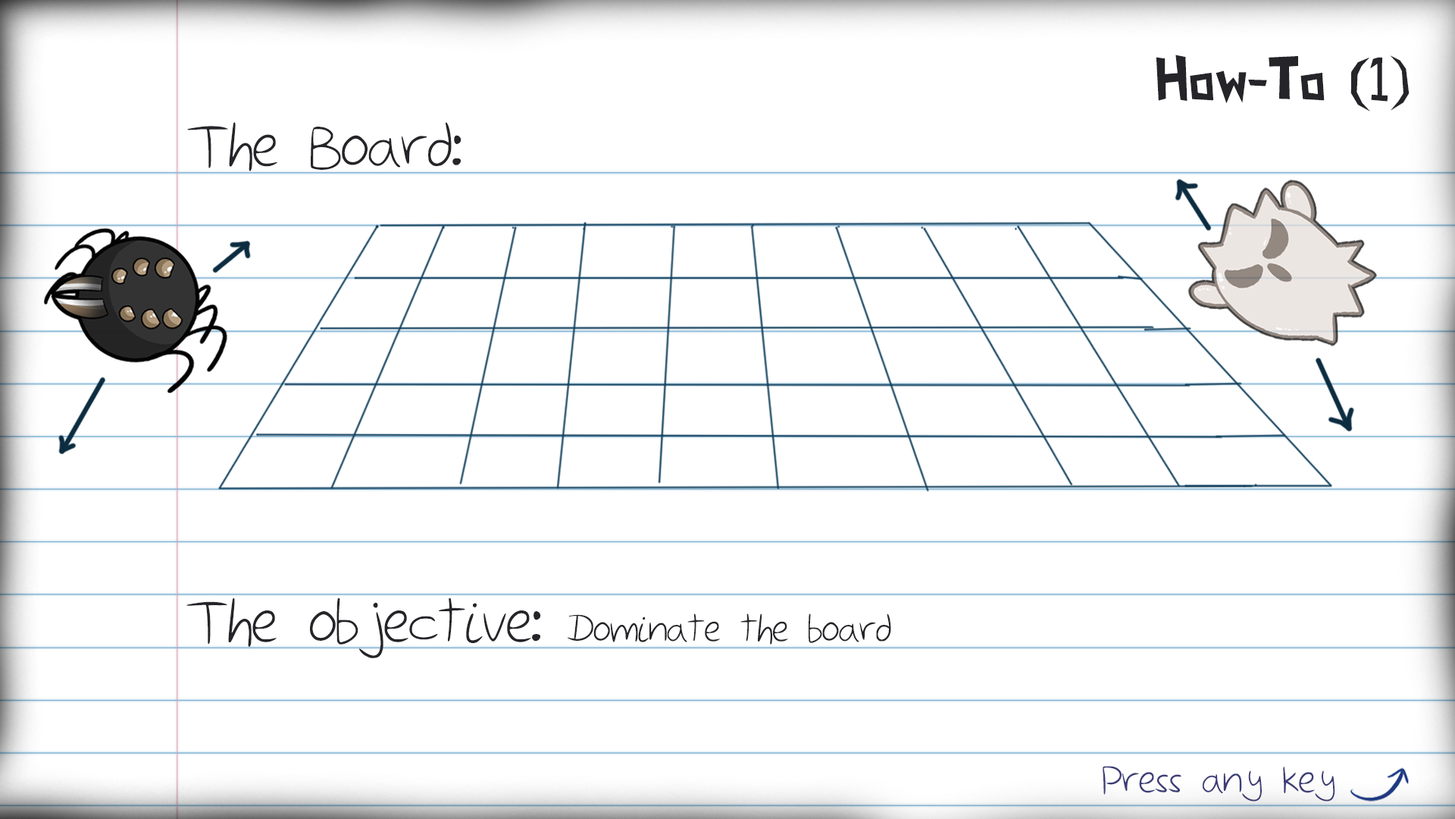
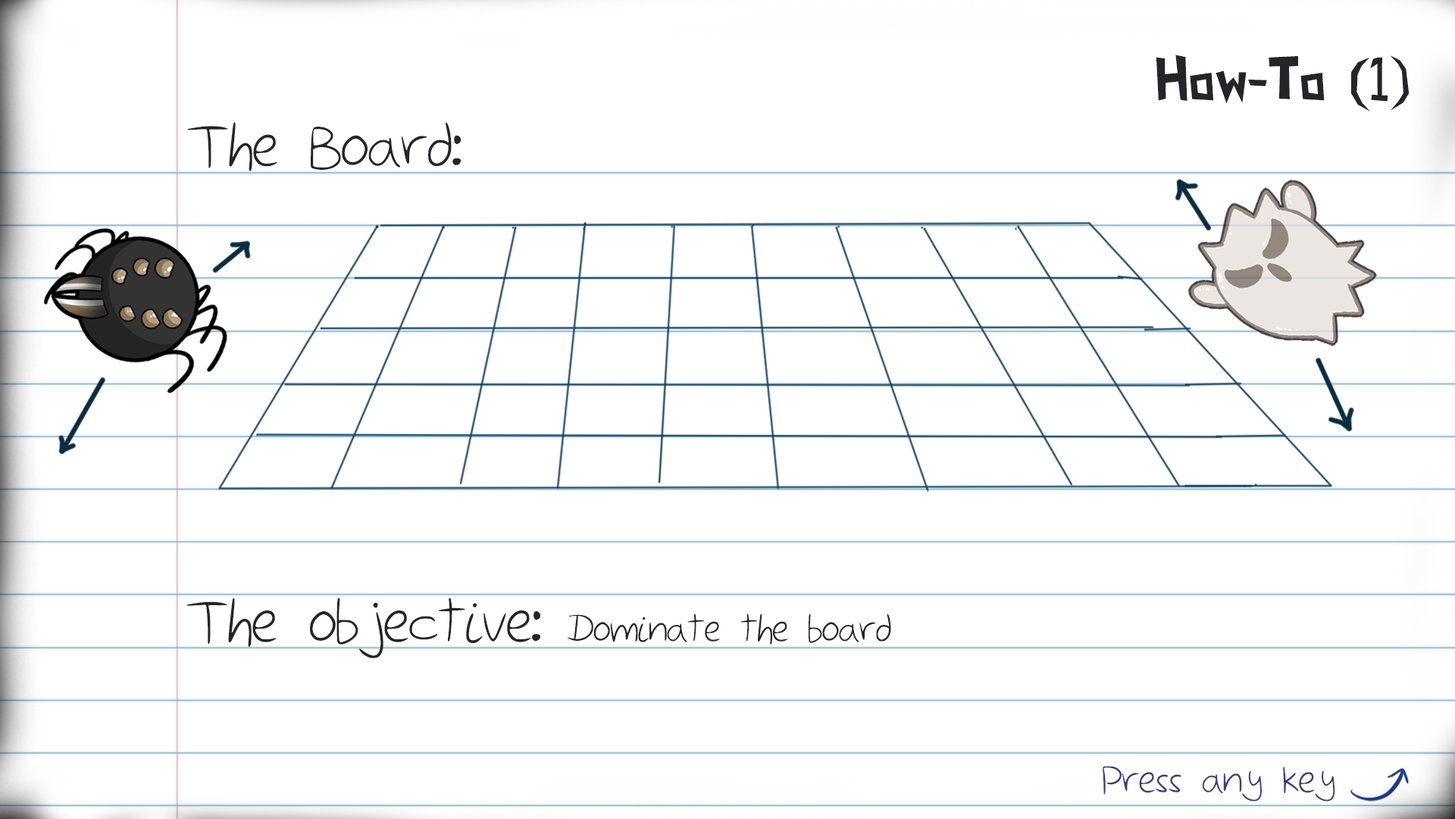
Layer changes from the first 1455 x 819 image to the second:
painted on "Layer 12" over bbox(0, 0, 1455, 819)
